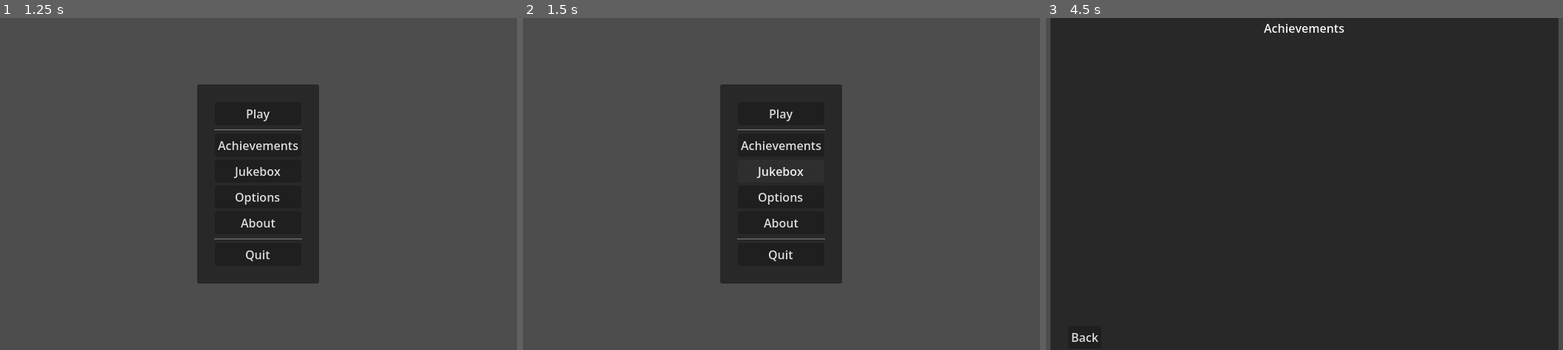
Above: before the commit, frames 1-3 (left to right).
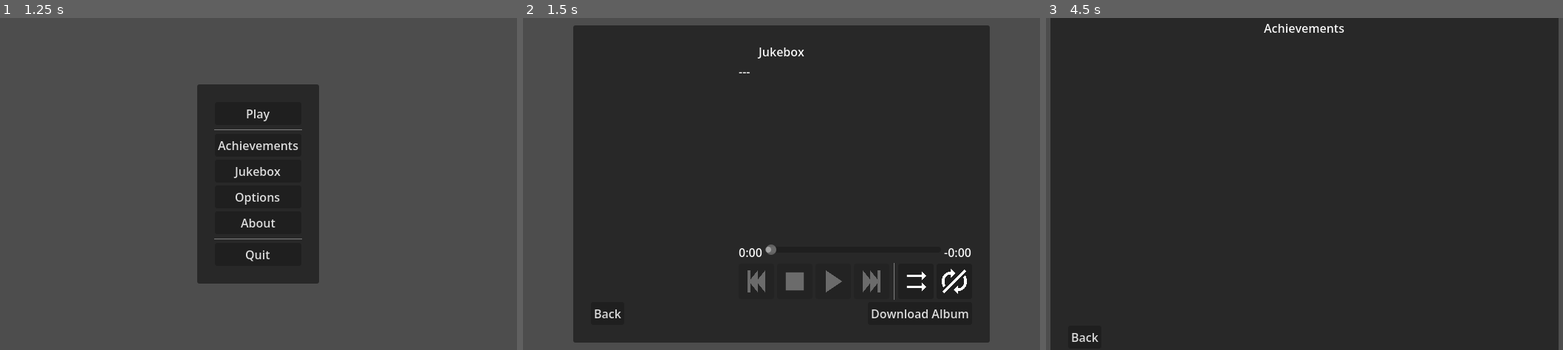
Above: after the commit, the same moments.

Repository: SpeedyVelcro/sv-game-skeleton
Game: Godot game, scene res://main.tscn
Two runs of this game, one before a commit and one after it. Both use one fixed random seed, a clock stepped at 60 frames per second and the inputs below.
Inputs (mouse positions are in pixels of both pictures, inside the frame that each line leads up to):
- Up to frame 1 (1.25 s): tap Enter at 0.5 s; move the mouse to (387, 167) at 0.52 s; tap Shift at 0.6 s; click (387, 167) at 0.67 s
- Up to frame 2 (1.5 s): click "Jukebox" at 1.25 s
- Up to frame 3 (4.5 s): click (1128, 313) at 2 s, where only the run after the commit has a clickable "Back"; click "Play" at 2.75 s; click "Play" at 3.5 s; click "Achievements" at 4.25 s

Frame 1 is identical in both runs. In frame 2, 64% of the frame differs, in the area x 9-91%, y 2-98%; in frame 3, nothing differs.

Commit message:
Add jukebox menu

Diff:
--- /dev/null
+++ b/ui/menus/jukebox_menu/jukebox_menu.gd
@@ -0,0 +1,10 @@
+class_name _JukeboxMenu
+extends Control
+
+## Emitted when the user requests to go back e.g. when they hit the back button.
+signal back
+
+
+# Signal connection
+func _on_back_button_pressed() -> void:
+	back.emit()
--- /dev/null
+++ b/ui/menus/jukebox_menu/jukebox_menu.tscn
@@ -0,0 +1,108 @@
+[gd_scene format=3 uid="uid://pnlb4a2sddoy"]
+
+[ext_resource type="Script" uid="uid://cuitp6ovidvod" path="res://ui/menus/jukebox_menu/jukebox_menu.gd" id="1_oluja"]
+[ext_resource type="PackedScene" uid="uid://ctwlw4jbbvssn" path="res://addons/sv_jukebox/ui/buttons_track_selector/buttons_track_selector.tscn" id="1_orjlr"]
+[ext_resource type="PackedScene" uid="uid://fe0fxs0lyk1a" path="res://addons/sv_jukebox/ui/info/currently_playing_title/currently_playing_title.tscn" id="2_oluja"]
+[ext_resource type="PackedScene" uid="uid://8ep2u88yr68m" path="res://addons/sv_jukebox/ui/info/selected_liner_notes/selected_liner_notes.tscn" id="3_a1woq"]
+[ext_resource type="PackedScene" uid="uid://dia8o3sgcsxka" path="res://addons/sv_jukebox/ui/media_player_controls/time_label/time_label.tscn" id="4_tfgo1"]
+[ext_resource type="PackedScene" uid="uid://i2onovq88kp6" path="res://addons/sv_jukebox/ui/media_player_controls/seek_bar/seek_bar.tscn" id="5_3hgdv"]
+[ext_resource type="PackedScene" uid="uid://cgnlb85whisev" path="res://addons/sv_jukebox/ui/media_player_controls/media_player_buttons/media_player_buttons.tscn" id="6_sqqmb"]
+[ext_resource type="PackedScene" uid="uid://cxkio4e0gvbaa" path="res://addons/sv_jukebox/ui/download_album_button/download_album_button.tscn" id="7_fcdcu"]
+[ext_resource type="Script" uid="uid://fjpidxpcjgbo" path="res://addons/sv_jukebox/ui_controller/ui_controller.gd" id="8_2opt4"]
+
+[node name="JukeboxMenu" type="Control" unique_id=978272770]
+layout_mode = 3
+anchors_preset = 15
+anchor_right = 1.0
+anchor_bottom = 1.0
+grow_horizontal = 2
+grow_vertical = 2
+script = ExtResource("1_oluja")
+
+[node name="CenterContainer" type="CenterContainer" parent="." unique_id=920810491]
+layout_mode = 1
+anchors_preset = 15
+anchor_right = 1.0
+anchor_bottom = 1.0
+grow_horizontal = 2
+grow_vertical = 2
+
+[node name="PanelContainer" type="PanelContainer" parent="CenterContainer" unique_id=1917856082]
+layout_mode = 2
+
+[node name="MarginContainer" type="MarginContainer" parent="CenterContainer/PanelContainer" unique_id=885413041]
+layout_mode = 2
+
+[node name="VBoxContainer" type="VBoxContainer" parent="CenterContainer/PanelContainer/MarginContainer" unique_id=1384022943]
+layout_mode = 2
+
+[node name="Label" type="Label" parent="CenterContainer/PanelContainer/MarginContainer/VBoxContainer" unique_id=1445444372]
+layout_mode = 2
+size_flags_horizontal = 4
+text = "Jukebox"
+horizontal_alignment = 1
+
+[node name="HBoxContainer" type="HBoxContainer" parent="CenterContainer/PanelContainer/MarginContainer/VBoxContainer" unique_id=985436466]
+layout_mode = 2
+
+[node name="ScrollContainer" type="ScrollContainer" parent="CenterContainer/PanelContainer/MarginContainer/VBoxContainer/HBoxContainer" unique_id=191521997]
+custom_minimum_size = Vector2(196, 320)
+layout_mode = 2
+size_flags_horizontal = 3
+horizontal_scroll_mode = 0
+
+[node name="SVJukeboxButtonsTrackSelector" parent="CenterContainer/PanelContainer/MarginContainer/VBoxContainer/HBoxContainer/ScrollContainer" unique_id=2058736376 node_paths=PackedStringArray("ui_controller") instance=ExtResource("1_orjlr")]
+layout_mode = 2
+size_flags_horizontal = 3
+size_flags_vertical = 3
+ui_controller = NodePath("../../../../../../../SVJukeboxUIController")
+
+[node name="VBoxContainer" type="VBoxContainer" parent="CenterContainer/PanelContainer/MarginContainer/VBoxContainer/HBoxContainer" unique_id=1684667980]
+layout_mode = 2
+
+[node name="CurrentlyPlayingTitle" parent="CenterContainer/PanelContainer/MarginContainer/VBoxContainer/HBoxContainer/VBoxContainer" unique_id=1375628940 node_paths=PackedStringArray("ui_controller") instance=ExtResource("2_oluja")]
+layout_mode = 2
+ui_controller = NodePath("../../../../../../../SVJukeboxUIController")
+
+[node name="SelectedLinerNotes" parent="CenterContainer/PanelContainer/MarginContainer/VBoxContainer/HBoxContainer/VBoxContainer" unique_id=1854171085 node_paths=PackedStringArray("ui_controller") instance=ExtResource("3_a1woq")]
+layout_mode = 2
+ui_controller = NodePath("../../../../../../../SVJukeboxUIController")
+
+[node name="HBoxContainer" type="HBoxContainer" parent="CenterContainer/PanelContainer/MarginContainer/VBoxContainer/HBoxContainer/VBoxContainer" unique_id=766544195]
+layout_mode = 2
+
+[node name="TimeLabel" parent="CenterContainer/PanelContainer/MarginContainer/VBoxContainer/HBoxContainer/VBoxContainer/HBoxContainer" unique_id=634770239 node_paths=PackedStringArray("ui_controller") instance=ExtResource("4_tfgo1")]
+layout_mode = 2
+ui_controller = NodePath("../../../../../../../../SVJukeboxUIController")
+
+[node name="SeekBar" parent="CenterContainer/PanelContainer/MarginContainer/VBoxContainer/HBoxContainer/VBoxContainer/HBoxContainer" unique_id=1416280595 node_paths=PackedStringArray("ui_controller") instance=ExtResource("5_3hgdv")]
+layout_mode = 2
+ui_controller = NodePath("../../../../../../../../SVJukeboxUIController")
+
+[node name="TimeLabel2" parent="CenterContainer/PanelContainer/MarginContainer/VBoxContainer/HBoxContainer/VBoxContainer/HBoxContainer" unique_id=57858435 node_paths=PackedStringArray("ui_controller") instance=ExtResource("4_tfgo1")]
+layout_mode = 2
+ui_controller = NodePath("../../../../../../../../SVJukeboxUIController")
+type = 4
+
+[node name="MediaPlayerButtons" parent="CenterContainer/PanelContainer/MarginContainer/VBoxContainer/HBoxContainer/VBoxContainer" unique_id=187863056 node_paths=PackedStringArray("ui_controller") instance=ExtResource("6_sqqmb")]
+layout_mode = 2
+ui_controller = NodePath("../../../../../../../SVJukeboxUIController")
+
+[node name="HBoxContainer2" type="HBoxContainer" parent="CenterContainer/PanelContainer/MarginContainer/VBoxContainer" unique_id=1214723916]
+layout_mode = 2
+
+[node name="BackButton" type="Button" parent="CenterContainer/PanelContainer/MarginContainer/VBoxContainer/HBoxContainer2" unique_id=1853639923]
+layout_mode = 2
+size_flags_horizontal = 0
+text = "Back"
+
+[node name="DownloadAlbumButton" parent="CenterContainer/PanelContainer/MarginContainer/VBoxContainer/HBoxContainer2" unique_id=745012040 node_paths=PackedStringArray("ui_controller") instance=ExtResource("7_fcdcu")]
+layout_mode = 2
+size_flags_horizontal = 10
+ui_controller = NodePath("../../../../../../SVJukeboxUIController")
+
+[node name="SVJukeboxUIController" type="Node" parent="." unique_id=242870531]
+script = ExtResource("8_2opt4")
+metadata/_custom_type_script = "uid://fjpidxpcjgbo"
+
+[connection signal="pressed" from="CenterContainer/PanelContainer/MarginContainer/VBoxContainer/HBoxContainer2/BackButton" to="." method="_on_back_button_pressed"]
--- a/ui/title_screen/title_screen.gd
+++ b/ui/title_screen/title_screen.gd
@@ -15,6 +15,7 @@
 @export var _start_prompt: _StartPrompt
 @export var _main_menu: _MainMenu
 @export var _achievements_menu: _AchievementsMenu
+@export var _jukebox_menu: _JukeboxMenu
 @export var _options_menu: _OptionsMenu
 @export var _about_menu: _AboutMenu
 
@@ -37,7 +38,8 @@
 
 # Signal connection
 func _on_main_menu_jukebox_pressed() -> void:
-	pass # TODO
+	_main_menu.visible = false
+	_jukebox_menu.visible = true
 
 
 # Signal connection
@@ -77,3 +79,9 @@
 func _on_achievements_menu_back() -> void:
 	_achievements_menu.visible = false
 	_main_menu.visible = true
+
+
+# Signal connection
+func _on_jukebox_menu_back() -> void:
+	_jukebox_menu.visible = false
+	_main_menu.visible = true
--- a/ui/title_screen/title_screen.tscn
+++ b/ui/title_screen/title_screen.tscn
@@ -7,12 +7,14 @@
 [ext_resource type="PackedScene" uid="uid://dyuls84burhpn" path="res://ui/menus/options_menu/options_menu.tscn" id="4_rhiq2"]
 [ext_resource type="PackedScene" uid="uid://bant77aovccpl" path="res://ui/menus/achievements_menu/achievements_menu.tscn" id="5_ca08b"]
 [ext_resource type="PackedScene" uid="uid://cmb6dbe4e6wtk" path="res://ui/menus/about_menu/about_menu.tscn" id="6_2er51"]
+[ext_resource type="PackedScene" uid="uid://pnlb4a2sddoy" path="res://ui/menus/jukebox_menu/jukebox_menu.tscn" id="6_lgnx5"]
 
-[node name="TitleScreen" type="Node" unique_id=1194125216 node_paths=PackedStringArray("_start_prompt", "_main_menu", "_achievements_menu", "_options_menu", "_about_menu")]
+[node name="TitleScreen" type="Node" unique_id=1194125216 node_paths=PackedStringArray("_start_prompt", "_main_menu", "_achievements_menu", "_jukebox_menu", "_options_menu", "_about_menu")]
 script = ExtResource("1_72buf")
 _start_prompt = NodePath("SubViewportContainer/UIScalingSubViewport/StartPrompt")
 _main_menu = NodePath("SubViewportContainer/UIScalingSubViewport/MainMenu")
 _achievements_menu = NodePath("SubViewportContainer/UIScalingSubViewport/AchievementsMenu")
+_jukebox_menu = NodePath("SubViewportContainer/UIScalingSubViewport/JukeboxMenu")
 _options_menu = NodePath("SubViewportContainer/UIScalingSubViewport/OptionsMenu")
 _about_menu = NodePath("SubViewportContainer/UIScalingSubViewport/AboutMenu")
 
@@ -39,6 +41,9 @@
 [node name="AchievementsMenu" parent="SubViewportContainer/UIScalingSubViewport" unique_id=478904815 instance=ExtResource("5_ca08b")]
 visible = false
 
+[node name="JukeboxMenu" parent="SubViewportContainer/UIScalingSubViewport" unique_id=978272770 instance=ExtResource("6_lgnx5")]
+visible = false
+
 [node name="OptionsMenu" parent="SubViewportContainer/UIScalingSubViewport" unique_id=50247623 instance=ExtResource("4_rhiq2")]
 visible = false
 
@@ -53,5 +58,6 @@
 [connection signal="play_pressed" from="SubViewportContainer/UIScalingSubViewport/MainMenu" to="." method="_on_main_menu_play_pressed"]
 [connection signal="quit_pressed" from="SubViewportContainer/UIScalingSubViewport/MainMenu" to="." method="_on_main_menu_quit_pressed"]
 [connection signal="back" from="SubViewportContainer/UIScalingSubViewport/AchievementsMenu" to="." method="_on_achievements_menu_back"]
+[connection signal="back" from="SubViewportContainer/UIScalingSubViewport/JukeboxMenu" to="." method="_on_jukebox_menu_back"]
 [connection signal="back" from="SubViewportContainer/UIScalingSubViewport/OptionsMenu" to="." method="_on_options_menu_back"]
 [connection signal="back" from="SubViewportContainer/UIScalingSubViewport/AboutMenu" to="." method="_on_about_menu_back"]
Not shown, added: ui/menus/jukebox_menu/jukebox_menu.gd.uid
